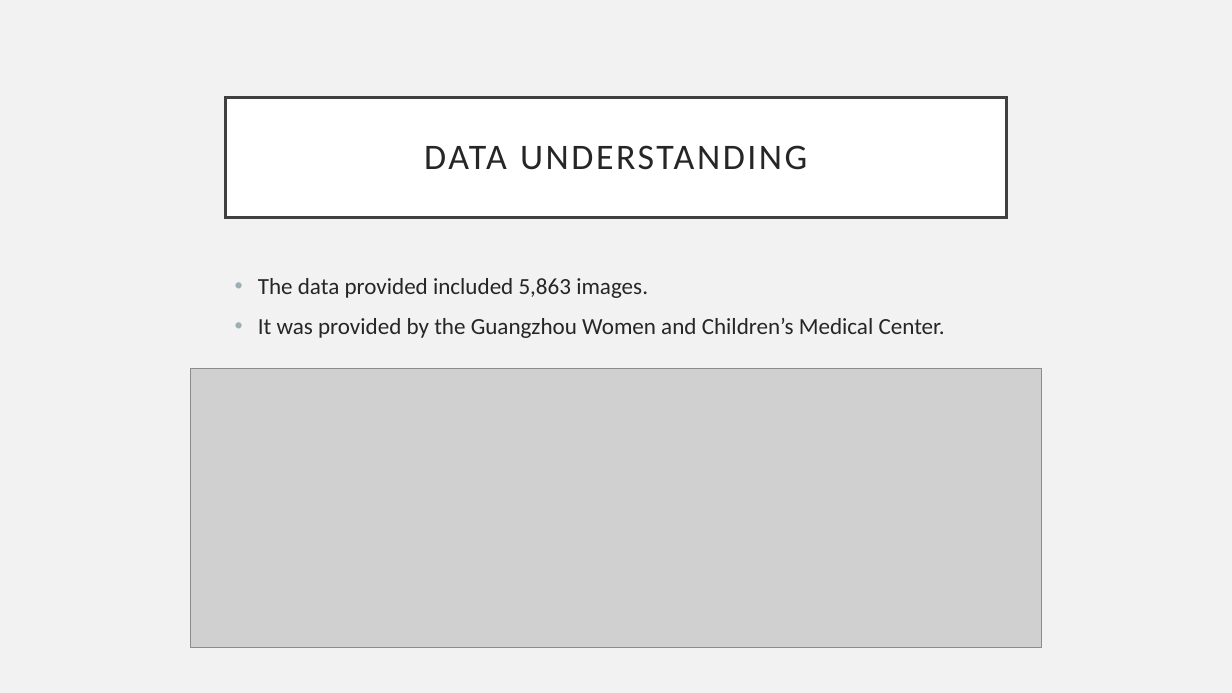
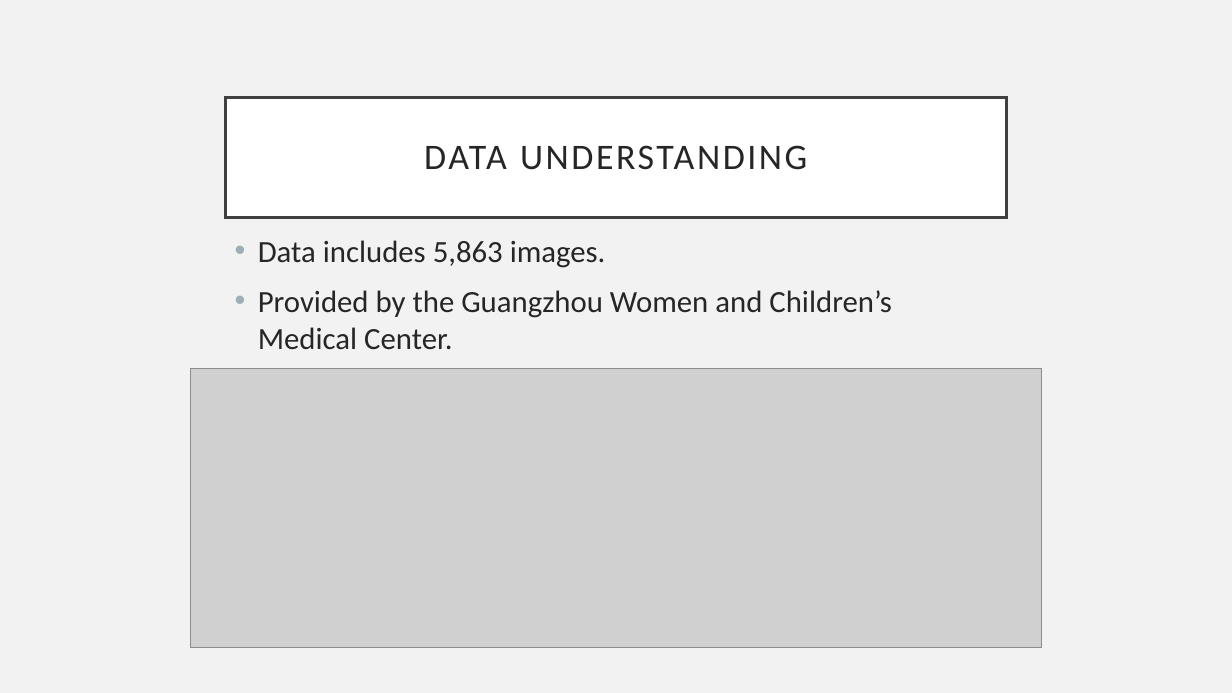
Before and after one commit to PattiCakes59/Chest-X-Ray-Examination, a slide deck: slide 5 of PneumoniaPresentation.pptx. Drawn at 1232x693 pixels with LibreOffice and Linux fonts; fonts in the diff are those of the drawing; grey boxes stand for pictures. Boxes give left, top, right and bottom in pixels: in the first picture for what was removed or moved away, otherwise in the second. Text is boxed around its words. In the diff, an @@ line names an element or a change of style, - is before the commit and + after.

```diff
--- a/PneumoniaPresentation.pptx
+++ b/PneumoniaPresentation.pptx
@@ text at (258,240,892,350): text changed; size 18 to 24 pt @@
-• The data provided included 5,863 images.
-• It was provided by the Guangzhou Women and Children’s Medical Center.
+• Data includes 5,863 images.
+• Provided by the Guangzhou Women and Children’s Medical Center.
```
Also in this commit, not shown: 4 other slides changed, 1 slide added, 1 slide removed.
